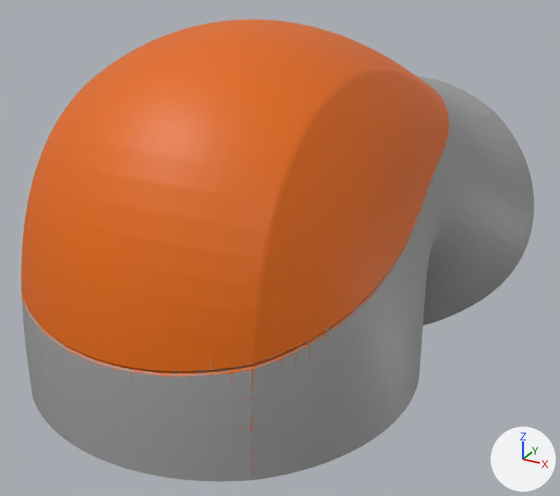
Renders of the Blender file victor_description/meshes/iiwa7/visual/link_2.blend from each side of a commit.
Rendered twice from a 50 mm camera at (0.133, -0.203, 0.148) aimed at (-0.008, 0.052, 0.02). Arrows for +X, +Y and +Z are at lower right; the lights stay in place.

Names of what the first picture shows: 'Link 2'.
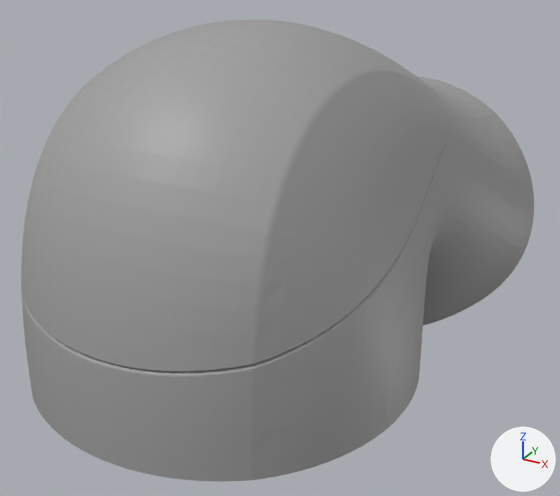
Diff of the bpy script that builds the scene:
```diff
--- a/victor_description/meshes/iiwa7/visual/link_2.blend.py
+++ b/victor_description/meshes/iiwa7/visual/link_2.blend.py
@@ me_link_2 @@
 me_link_2.from_pydata(...)  # 13455 vertices, 26558 faces; spans x -0.068..0.068, y -0.068..0.184, z -0.068..0.115
 # used by ob_link_2; location = (0.0, 0.0, 0.0)
+# me_link_2 part 1: all 18092 faces that had it switch from mat_orange (orange #e76b00) to mat_grey (grey #a1a1a1)
```

What differs and where, as boxes (x1, y1, x2, y2) in the pictures (560 x 496 px):
part 1 of me_link_2, recoloured (orange to grey): (21, 19, 528, 465) in both
